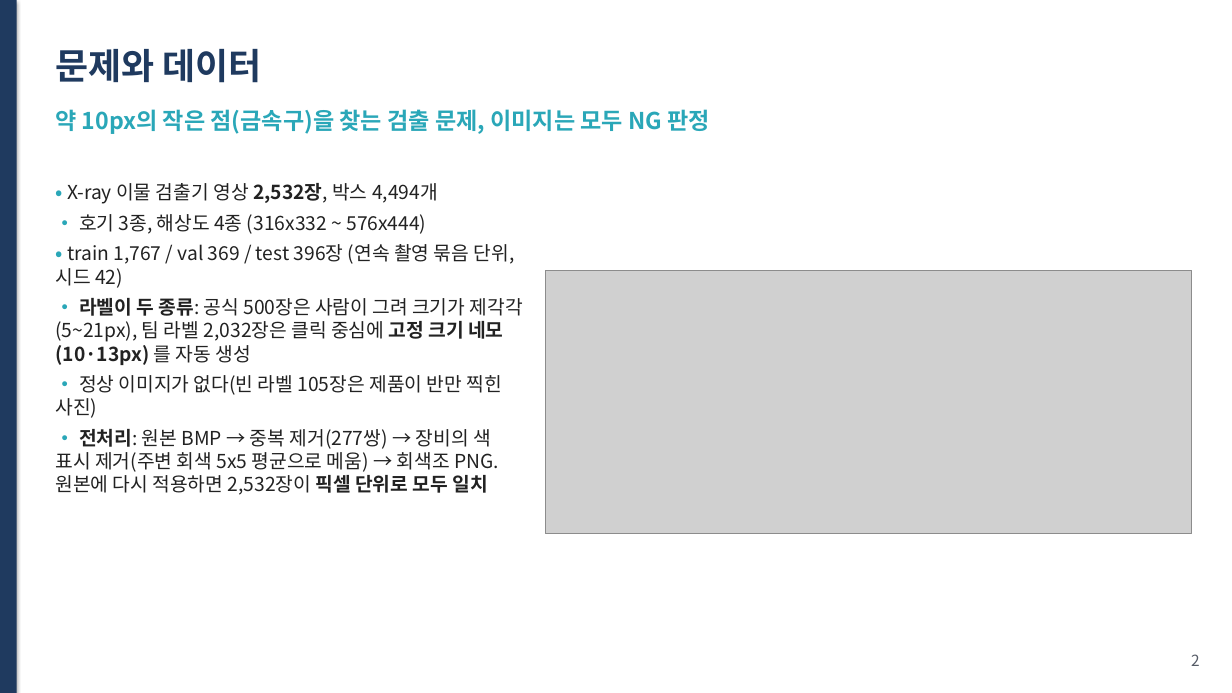
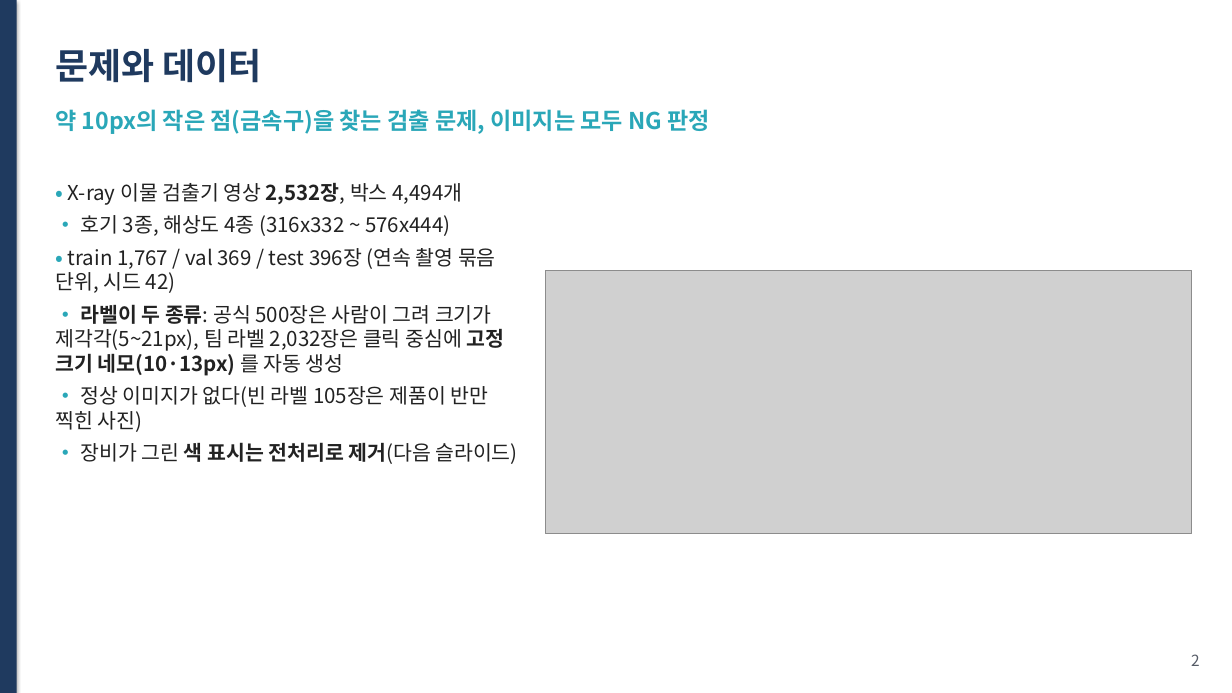
Before and after one commit to hmy7788/kamp_xray_detection, a slide deck: slide 2 of ppt/presentation.pptx. Drawn at 1232x693 pixels with LibreOffice and Linux fonts; fonts in the diff are those of the drawing; grey boxes stand for pictures. Boxes give left, top, right and bottom in pixels: in the first picture for what was removed or moved away, otherwise in the second. Text is boxed around its words. In the diff, an @@ line names an element or a change of style, - is before the commit and + after.

```diff
--- a/ppt/presentation.pptx
+++ b/ppt/presentation.pptx
@@ text at <box>55,183,505,432</box>: size 15 to 16 pt in "• X-ray 이물 검출기 영상 2,532장, 박스 ...", "• 호기 3종, 해상도 4종 (316x332 ~ ...", "• train 1,767 / val 369 / ...", "• 라벨이 두 종류: 공식 500장은 사람이 ..." and 1 more places @@
@@ text at <box>81,442,517,464</box>: text changed; size 15 to 16 pt @@
-• 전처리: 원본 BMP → 중복 제거(277쌍) → 장비의 색 표시 제거(주변 회색 5x5 평균으로 메움) → 회색조 PNG. 원본에 다시 적용하면 2,532장이 픽셀 단위로 모두 일치
+• 장비가 그린 색 표시는 전처리로 제거(다음 슬라이드)
```
Also in this commit, not shown: 19 other slides changed, 4 slides added, 10 other files.
